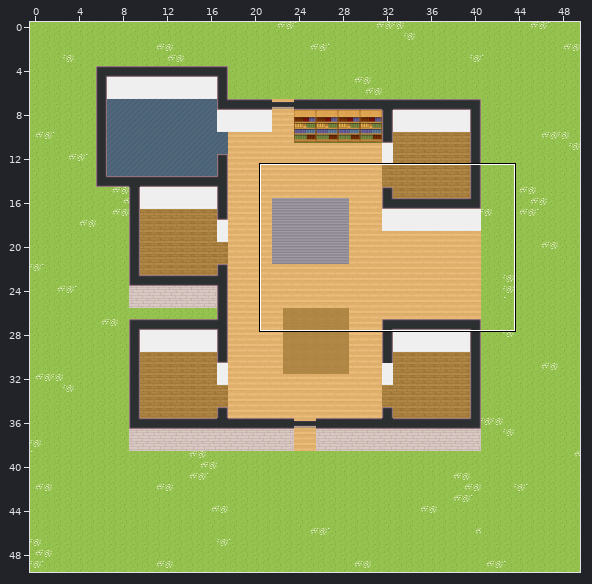
Tiled map (JSON), stored at office-pe.tmj. The first picture is a wide view before the edit; the outline marks the close-up.
Close-up. Before the edit:
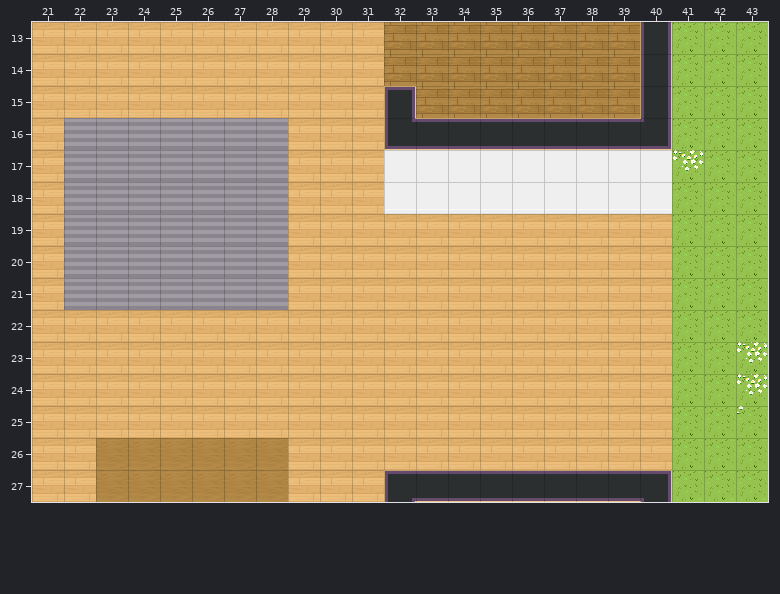
Cells are 32x32 px. Shown: x 21..43, y 13..27.
The same view after the edit:
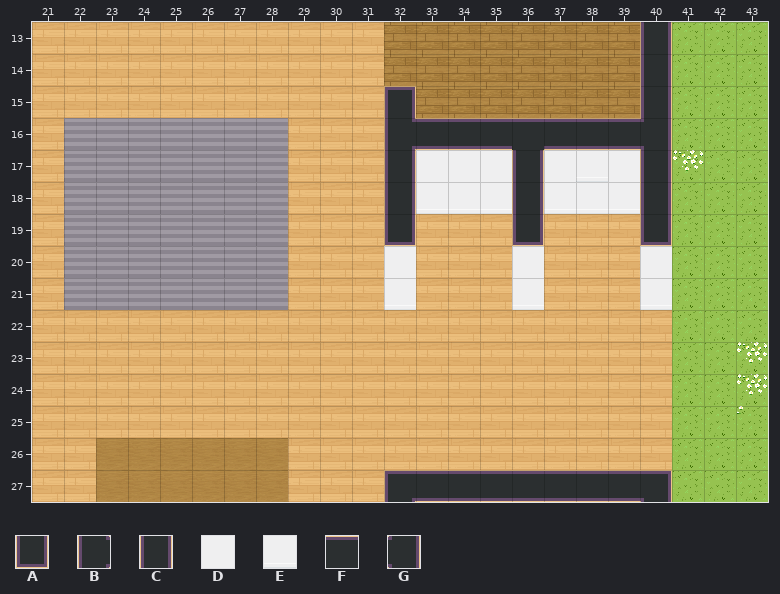
Key: from "WA_Room_Builder": A 56, B 108, C 118, D 119, E 144, F 156, G 158.
_ is an empty cell.
The edit:
Layer "Transport":
Tile A now appears in row 19 at x 32, 36 and 40.
Tile B now appears in row 16 at x 32.
Tile C now appears in rows 17 to 18 at x 32, 36 and 40.
Tile D now appears in row 20 at x 32, 36 and 40.
Tile E now appears in row 21 at x 32, 36 and 40.
Tile F now appears in row 16 at x 36.
Tile G now appears in row 16 at x 40.
Pixel boxes of the changes (left, top, right, bottom) in both close-ups:
added: (384, 146, 416, 310)
added: (512, 146, 544, 310)
added: (640, 146, 672, 310)
